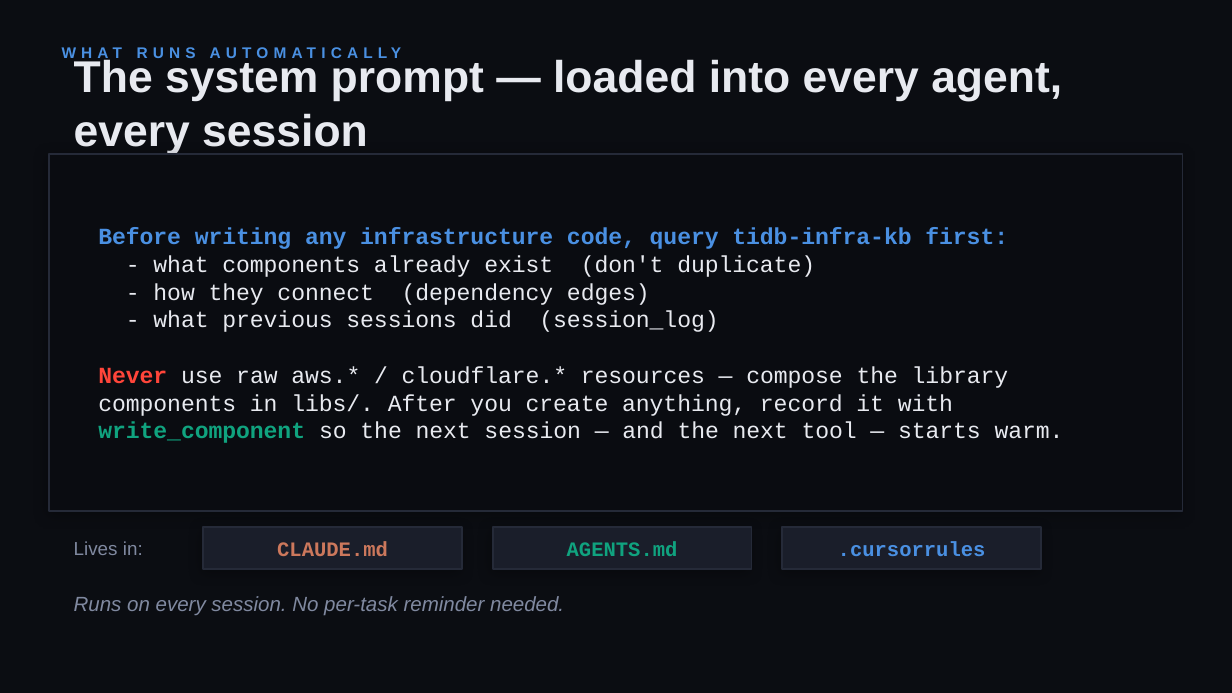
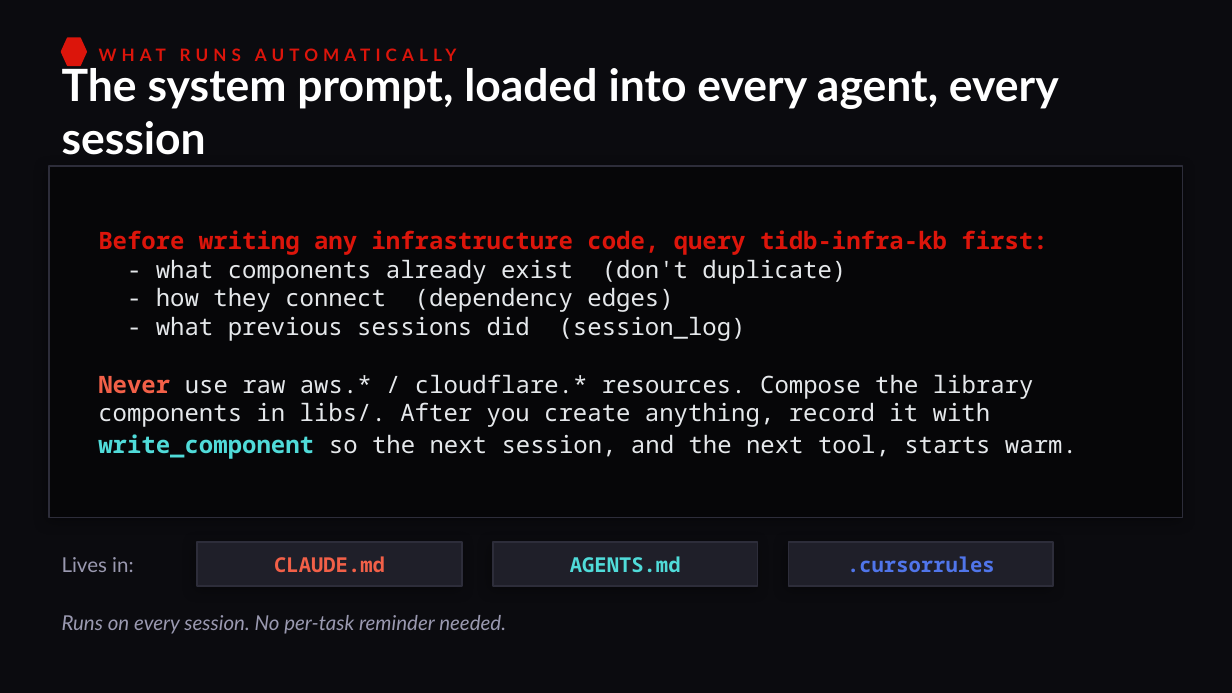
Before and after one commit to stephenlthorn/mem9-ai-coding, a slide deck: slide 5 of report/tidb-demo.pptx. Drawn at 1232x693 pixels with LibreOffice and Linux fonts; fonts in the diff are those of the drawing. Boxes give left, top, right and bottom in pixels: in the first picture for what was removed or moved away, otherwise in the second. Text is boxed around its words. In the diff, an @@ line names an element or a change of style, - is before the commit and + after.

```diff
--- a/report/tidb-demo.pptx
+++ b/report/tidb-demo.pptx
@@ background #0B0D12 to #0B0B0F @@
@@ hexagon added at box(62, 38, 86, 65), fill #DC150B, outline #DC150B 1 pt @@
@@ text "WHAT RUNS AUTOMATICALLY": place and size @@
-text "WHAT RUNS AUTOMATICALLY" at box(62, 37, 1170, 68)
+text "WHAT RUNS AUTOMATICALLY" at box(99, 39, 1207, 70)
@@ text "WHAT RUNS AUTOMATICALLY" at box(99, 39, 1207, 70): size 9 to 10 pt, font Arial to Lato, text colour #4A90E2 to #DC150B @@
@@ text at box(62, 63, 1059, 155): text changed; font Arial to Lato; text colour #E8EAF0 to #FFFFFF @@
-The system prompt — loaded into every agent, every session
+The system prompt, loaded into every agent, every session
@@ rectangle: place and size @@
-rectangle at box(49, 154, 1183, 511)
+rectangle at box(49, 166, 1183, 517)
@@ rectangle at box(49, 166, 1183, 517): fill #0A0C11 to #060608; outline #252A38 1 pt to #2D2D3A 1 pt; shadow changed @@
@@ text at box(98, 230, 1077, 459): text changed; size 13.5 to 14 pt; font Courier New to Noto Sans Mono; text colour #E8EAF0 to #E5E8EB @@
-Before writing any infrastructure code, query tidb-infra-kb first:
-- what components already exist (don't duplicate)
-- how they connect (dependency edges)
-- what previous sessions did (session_log)
-Never use raw aws.* / cloudflare.* resources — compose the library
-components in libs/. After you create anything, record it with
-write_component so the next session — and the next tool — starts warm.
+Before writing any infrastructure code, query tidb-infra-kb first:
+- what components already exist (don't duplicate)
+- how they connect (dependency edges)
+- what previous sessions did (session_log)
+Never use raw aws.* / cloudflare.* resources. Compose the library
+components in libs/. After you create anything, record it with
+write_component so the next session, and the next tool, starts warm.
@@ text "Lives in:": place and size @@
-text "Lives in:" at box(74, 541, 143, 555)
+text "Lives in:" at box(62, 557, 133, 572)
@@ text "Lives in:" at box(62, 557, 133, 572): size 11 to 12 pt, font Arial to Lato, text colour #8089A0 to #9A99B0 @@
@@ text "CLAUDE.md": place and size @@
-text "CLAUDE.md" at box(277, 541, 388, 556)
+text "CLAUDE.md" at box(274, 556, 385, 572)
@@ text "CLAUDE.md" at box(274, 556, 385, 572): font Courier New to Noto Sans Mono, text colour #CC785C to #F26048 @@
@@ rectangle: place and size @@
-rectangle at box(203, 527, 462, 569)
+rectangle at box(197, 542, 462, 586)
@@ text "AGENTS.md": place and size @@
-text "AGENTS.md" at box(567, 541, 678, 556)
+text "AGENTS.md" at box(570, 556, 681, 572)
@@ text "AGENTS.md" at box(570, 556, 681, 572): font Courier New to Noto Sans Mono, text colour #10A37F to #50DBD9 @@
@@ rectangle: place and size @@
-rectangle at box(493, 527, 752, 569)
+rectangle at box(493, 542, 758, 586)
@@ text ".cursorrules": place and size @@
-text ".cursorrules" at box(838, 541, 986, 556)
+text ".cursorrules" at box(847, 556, 995, 572)
@@ text ".cursorrules" at box(847, 556, 995, 572): font Courier New to Noto Sans Mono, text colour #4A90E2 to #5075EA @@
@@ fill #1A1E2A to #1F1F29; outline #252A38 1 pt to #2D2D3A 1 pt; shadow changed in 3 elements at box(197, 542, 462, 586), box(493, 542, 758, 586), box(788, 542, 1053, 586) @@
@@ rectangle: place and size @@
-rectangle at box(782, 527, 1041, 569)
+rectangle at box(788, 542, 1053, 586)
@@ text "Runs on every session. No ...": place and size @@
-text "Runs on every session. No ..." at box(74, 596, 564, 615)
+text "Runs on every session. No ..." at box(62, 615, 506, 634)
@@ text "Runs on every session. No ..." at box(62, 615, 506, 634): font Arial to Lato, text colour #8089A0 to #9A99B0 @@
```
Also in this commit, not shown: 13 other slides changed.
